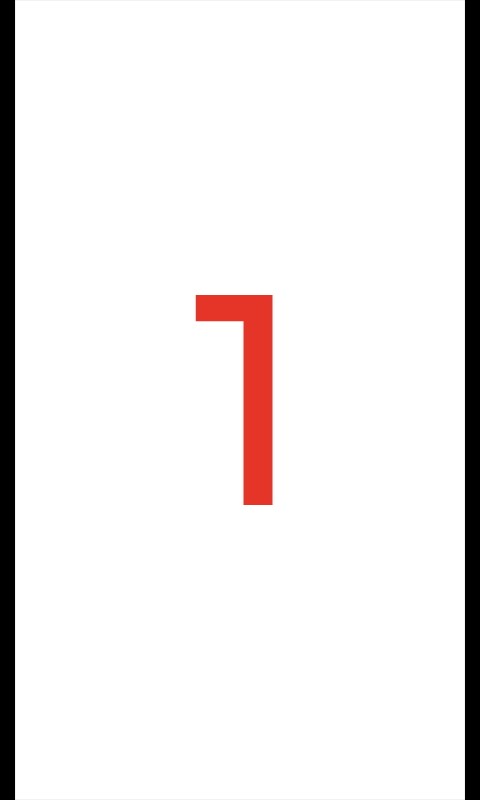
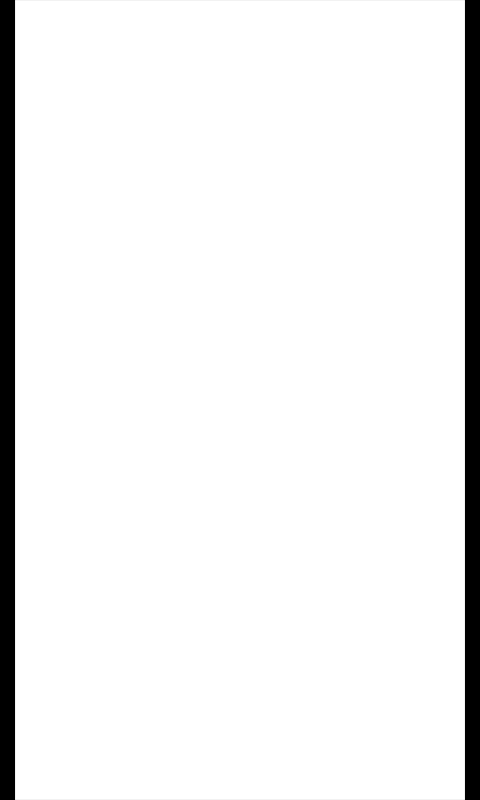
Layered file, before and after one edit (w=480, h=800). Changes by layer:
moved "Fond 1" above "flash" over (195, 295, 273, 505)
added layer "flash" above "mire" over (195, 295, 273, 505)
added layer "mire" above "Logo acceuil" over (195, 318, 273, 505)
hid "1", painted on it over (195, 295, 273, 505)
